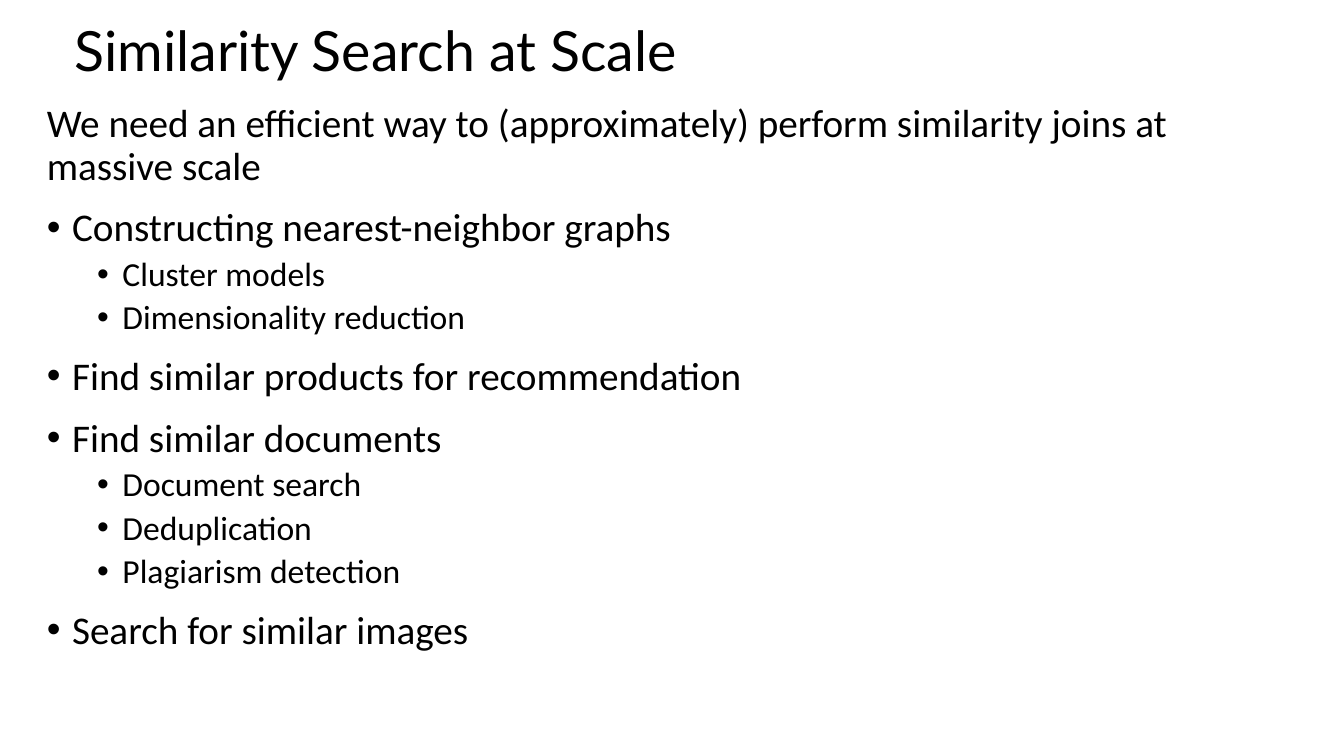
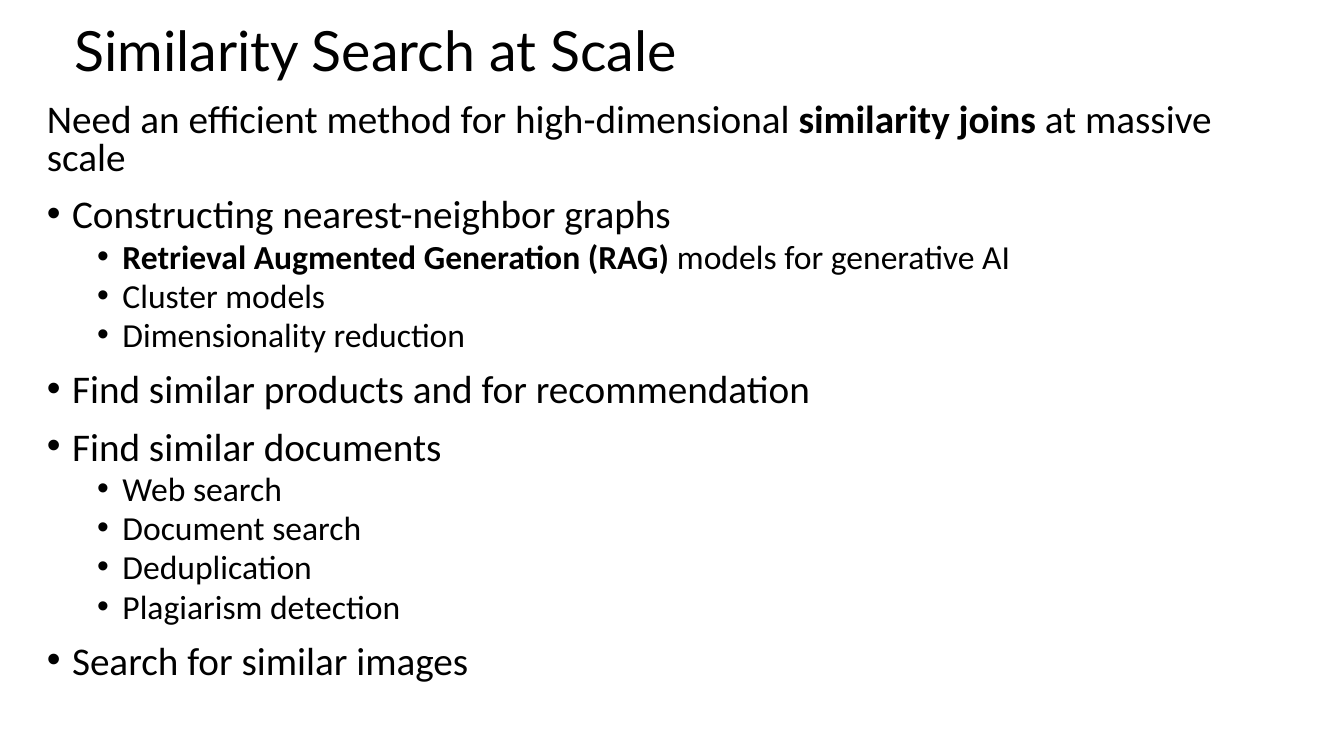
Before and after one commit to tenevian/Harvard-SSP-Data-Mining, a slide deck: slide 3 of slides/5_EfficientSimilaritySearch.pptx. Drawn at 1344x756 pixels with LibreOffice and Linux fonts; fonts in the diff are those of the drawing. Boxes give left, top, right and bottom in pixels: in the first picture for what was removed or moved away, otherwise in the second. Text is boxed around its words. In the diff, an @@ line names an element or a change of style, - is before the commit and + after.

```diff
--- a/slides/5_EfficientSimilaritySearch.pptx
+++ b/slides/5_EfficientSimilaritySearch.pptx
@@ text at [47,105,1211,172]: text changed @@
-We need an efficient way to (approximately) perform similarity joins at massive scale
+Need an efficient method for high-dimensional similarity joins at massive scale
@@ text at [72,200,670,682]: line spacing 0.9 to 0.8 @@
@@ text at [122,244,1010,275]: paragraph added @@
+  • Retrieval Augmented Generation (RAG) models for generative AI
@@ text at [72,375,810,410]: text changed @@
-• Find similar products for recommendation
+• Find similar products and for recommendation
@@ text at [122,477,282,502]: paragraph added @@
+  • Web search
```
Also in this commit, not shown: 1 other slide changed, 21 slides added.
